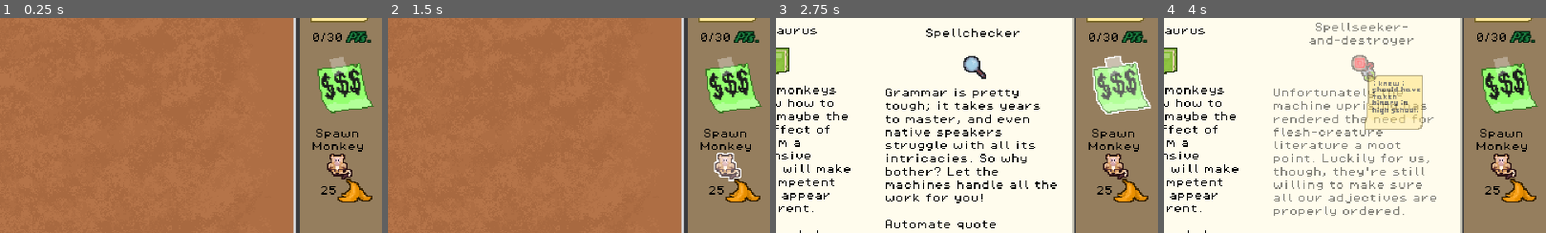
Above: before the commit, frames 1-4 (left to right).
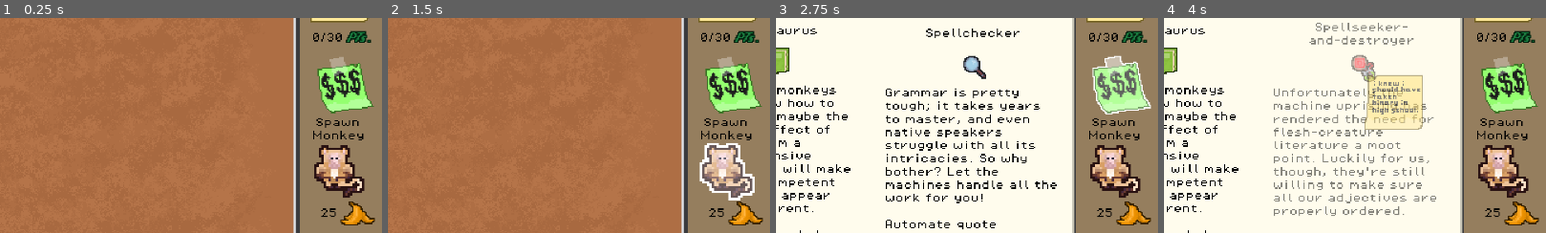
Above: after the commit, the same moments.

Repository: levienk/GMTK-Game-Jam-2024
Game: Godot game, scene res://game.tscn
Same seed, same stepped clock (60 frames per second), same inputs: the game is played once before the commit and once after it. Sound files missing from this copy of the repository are replaced by a short silence.
Inputs (mouse positions are % of the whole screen's width and height, from its top left):
- Up to frame 1 (0.25 s): no input
- Up to frame 2 (1.5 s): click (13, 89) at 0.52 s; type "12" at 0.6 s; click "25" at 1.25 s
- Up to frame 3 (2.75 s): click (95, 31) at 2 s
- Up to frame 4 (4 s): click "3000" at 2.75 s; click "7000" at 3.5 s
The pictures show only the part of the screen within x 50-100%, y 15-65%; the shares and areas given below are measured in that part.

The runs differ from the first frame. In frame 1, 3.4% of the frame differs, in the area x 81-99%, y 46-97%; in frame 2, 3.9%; in frame 3, 3.4%; in frame 4, 3.4%.

Commit message:
Change MonkeyButton size

Diff:
--- a/game.tscn
+++ b/game.tscn
@@ -28,10 +28,10 @@
 [node name="Shop" type="Node" parent="Interface"]
 
 [node name="MonkeyButton" parent="Interface/Shop" instance=ExtResource("4_nytqr")]
-offset_left = 588.0
-offset_top = 162.0
-offset_right = 620.0
-offset_bottom = 194.0
+offset_left = 571.0
+offset_top = 149.0
+offset_right = 635.0
+offset_bottom = 213.0
 
 [node name="ShopButton" parent="Interface/Shop" instance=ExtResource("8_wq7y3")]
 offset_left = 582.0
--- a/interface/shop_buttons/monkey_button.tscn
+++ b/interface/shop_buttons/monkey_button.tscn
@@ -7,20 +7,21 @@
 [ext_resource type="AudioStream" uid="uid://cvbidksdgxmdj" path="res://assets/sfx/buy_sound.wav" id="4_cmbex"]
 
 [node name="MonkeyButton" type="TextureButton"]
-offset_left = -15.0
-offset_top = -25.0
-offset_right = 17.0
-offset_bottom = 7.0
+offset_left = -32.0
+offset_top = -56.0
+offset_right = 32.0
+offset_bottom = 8.0
 texture_normal = ExtResource("1_yw2eh")
 texture_hover = ExtResource("2_tibg2")
+stretch_mode = 0
 script = ExtResource("2_x23fy")
 
 [node name="TextureRect" type="TextureRect" parent="."]
 layout_mode = 0
-offset_left = 5.0
-offset_top = 15.0
-offset_right = 53.0
-offset_bottom = 63.0
+offset_left = 24.0
+offset_top = 47.0
+offset_right = 72.0
+offset_bottom = 95.0
 texture = ExtResource("3_057l3")
 
 [node name="Price" type="Label" parent="."]
@@ -28,10 +29,10 @@
 anchors_preset = 1
 anchor_left = 1.0
 anchor_right = 1.0
-offset_left = -48.0
-offset_top = 29.0
-offset_right = -18.0
-offset_bottom = 45.0
+offset_left = -63.0
+offset_top = 61.0
+offset_right = -33.0
+offset_bottom = 77.0
 grow_horizontal = 0
 theme_override_colors/font_color = Color(0, 0, 0, 1)
 theme_override_font_sizes/font_size = 8
@@ -46,10 +47,10 @@
 anchor_top = 0.5
 anchor_right = 0.5
 anchor_bottom = 0.5
-offset_left = -36.0
-offset_top = -39.0
-offset_right = 34.0
-offset_bottom = -4.0
+offset_left = -35.0
+offset_top = -51.0
+offset_right = 35.0
+offset_bottom = -16.0
 grow_horizontal = 2
 grow_vertical = 2
 theme_override_colors/font_color = Color(0, 0, 0, 1)
